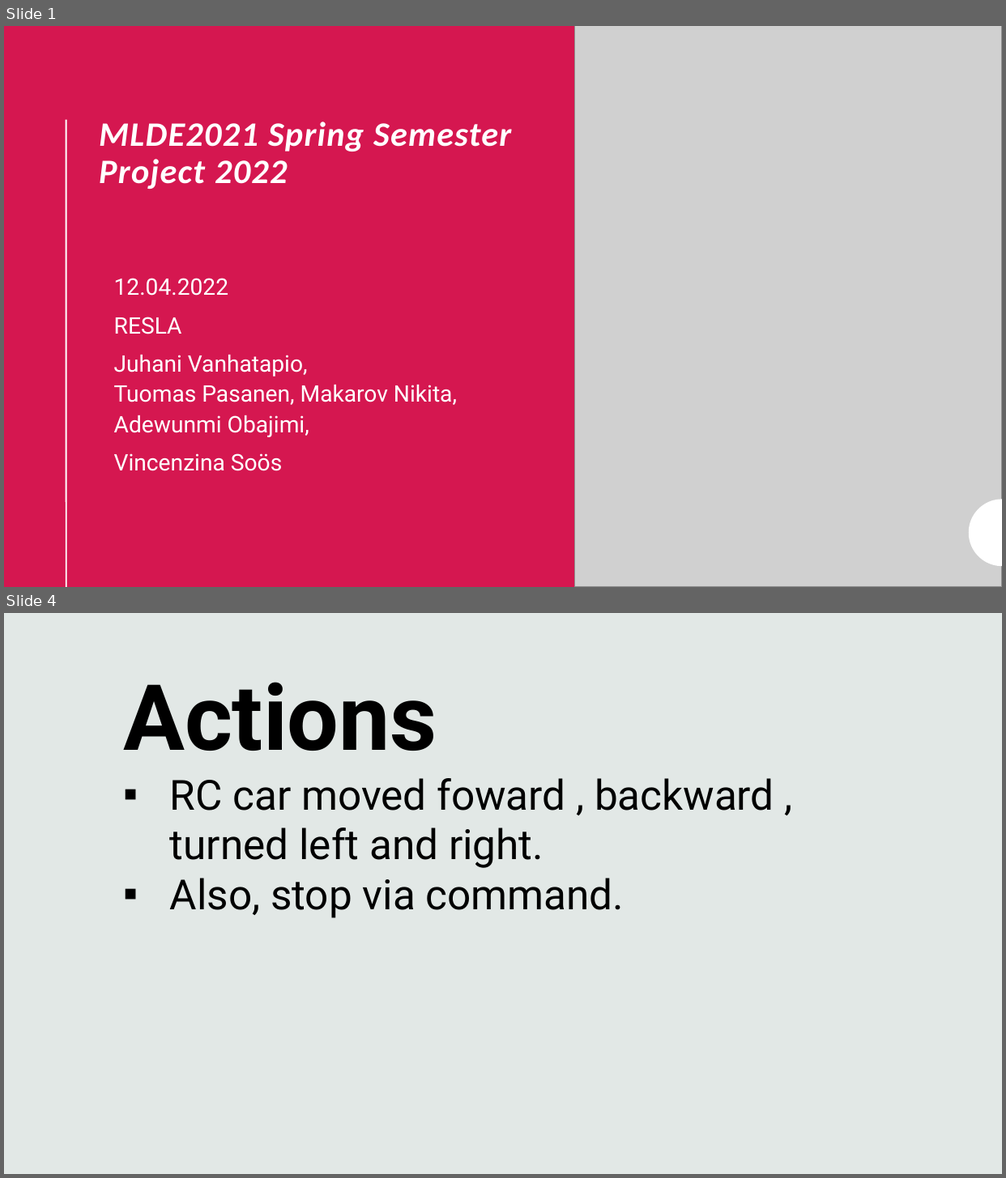
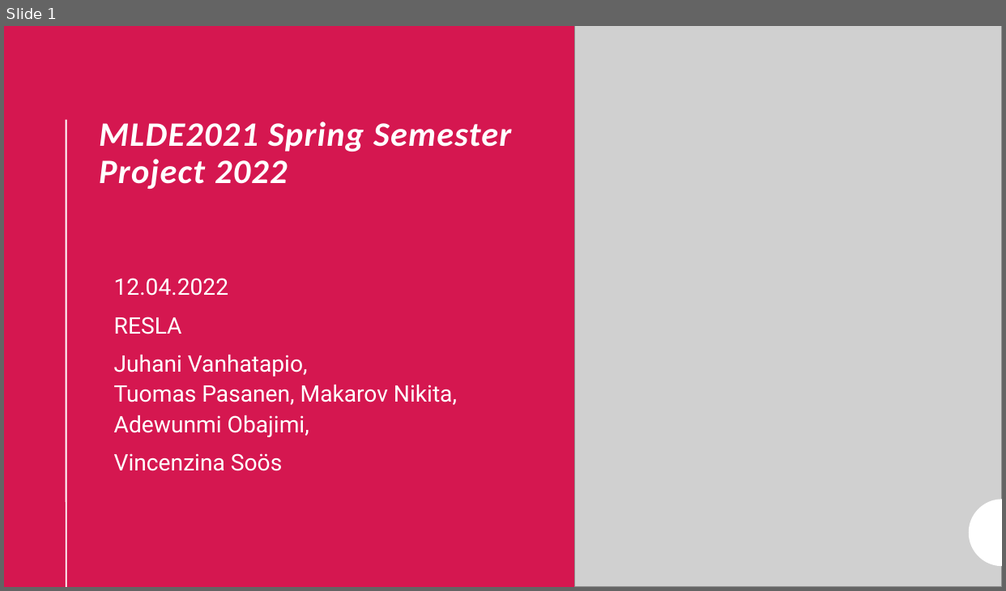
Before and after one commit to Hypnootis/resla, a slide deck: RC Car Presentation.odp. Shown one above the other, each under a label of ours: slides 1 and 4 before the commit, slide 1 after it; the slides between them are not shown. The pictures are 1006x1178 and 1006x591 pixels, drawn with LibreOffice and Linux fonts; fonts in the diff are those of the drawing; grey boxes stand for pictures. Boxes give left, top, right and bottom in pixels: in the first picture for what was removed or moved away, otherwise in the second. Text is boxed around its words. In the diff, an @@ line names an element or a change of style, - is before the commit and + after.

```diff
--- a/RC Car Presentation.odp
+++ b/RC Car Presentation.odp
@@ slide 4 removed at box(4, 613, 1002, 1174), background #E2E8E6 @@
@@ text removed at box(123, 682, 774, 918) @@
-Actions
-▪ RC car moved foward , backward , turned left and right.
-▪ Also, stop via command.
```
Also in this commit, not shown: 4 slides changed, 2 slides added, 2 other slides removed.
